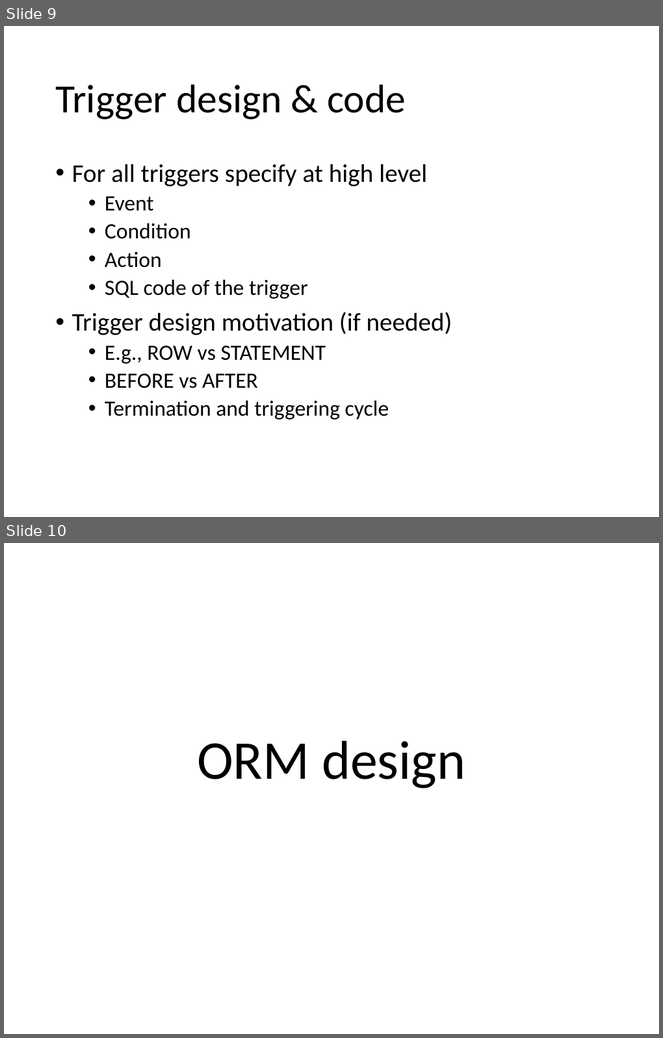
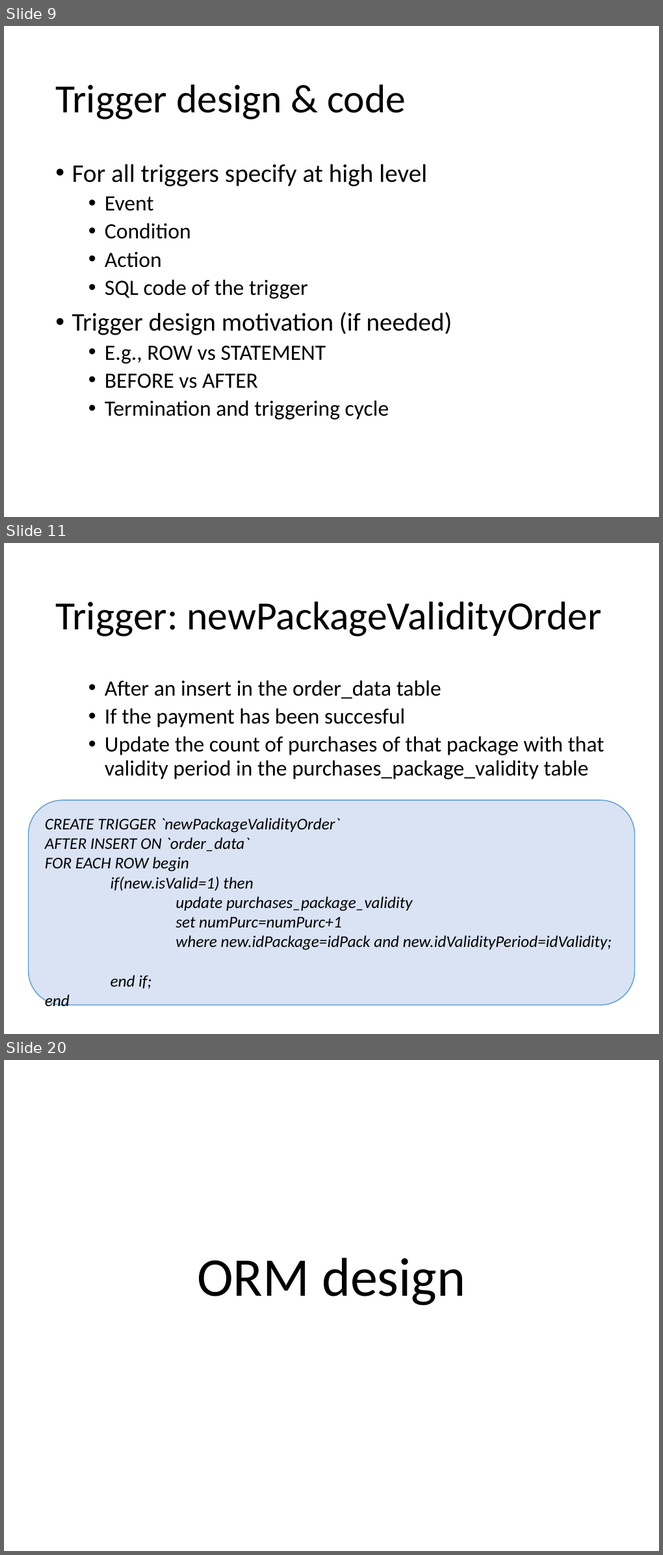
Before and after one commit to CanaliDavide/ProjectBD2-CanaliCordioli, a slide deck: TemplateProjectDocumentation.pptx. Shown one above the other, each under a label of ours: slides 9 and 10 before the commit, slides 9, 11 and 20 after it; the slides between them are not shown. The pictures are 663x1038 and 663x1555 pixels, drawn with LibreOffice and Linux fonts; fonts in the diff are those of the drawing. Boxes give left, top, right and bottom in pixels: in the first picture for what was removed or moved away, otherwise in the second. Text is boxed around its words. In the diff, an @@ line names an element or a change of style, - is before the commit and + after.

```diff
--- a/TemplateProjectDocumentation.pptx
+++ b/TemplateProjectDocumentation.pptx
@@ slide 11 added at (4, 543, 659, 1034), background #FFFFFF @@
@@ title added at (55, 601, 602, 637), 44 pt, text #000000 @@
+Trigger: newPackageValidityOrder
@@ text added at (105, 680, 605, 780), 24 pt, text #000000 @@
+  • After an insert in the order_data table
+  • If the payment has been succesful
+  • Update the count of purchases of that package with that validity period in the purchases_package_validity table
@@ rounded rectangle added at (28, 800, 635, 1006), fill #DAE3F3, outline #5B9BD5 1 pt, 18 pt, text #000000, italic @@
+CREATE TRIGGER `newPackageValidityOrder`
+AFTER INSERT ON `order_data`
+FOR EACH ROW begin
+if(new.isValid=1) then
+update purchases_package_validity
+set numPurc=numPurc+1
+where new.idPackage=idPack and new.idValidityPeriod=idValidity;
+end if;
+end
@@ what was slide 10 is now slide 20 @@
```
Also in this commit, not shown: 4 slides changed, 10 other slides added, 1 slide removed.
